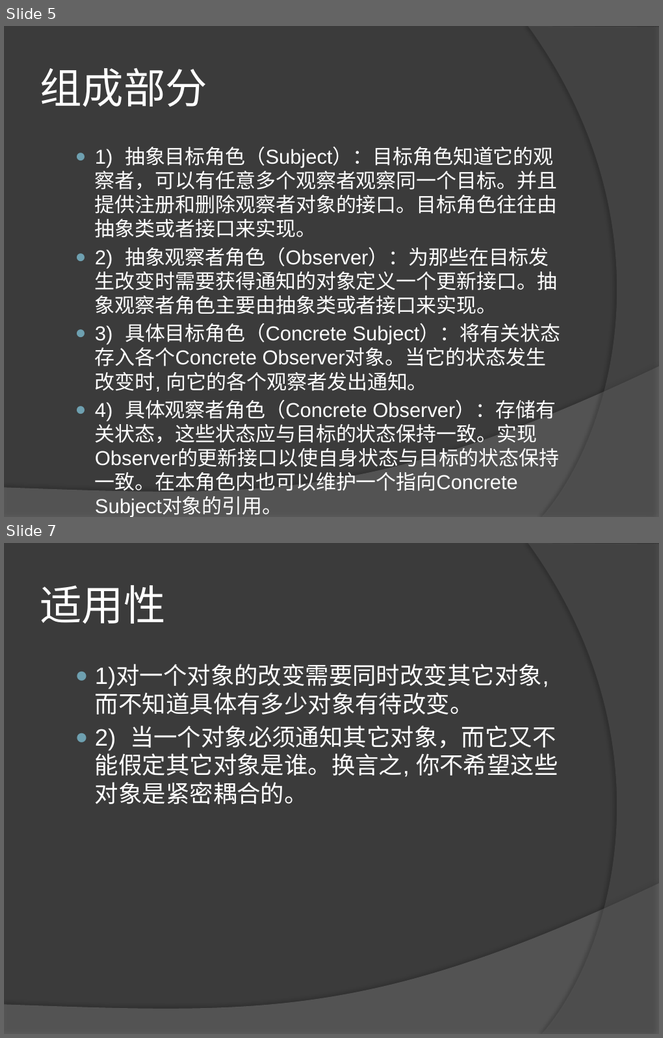
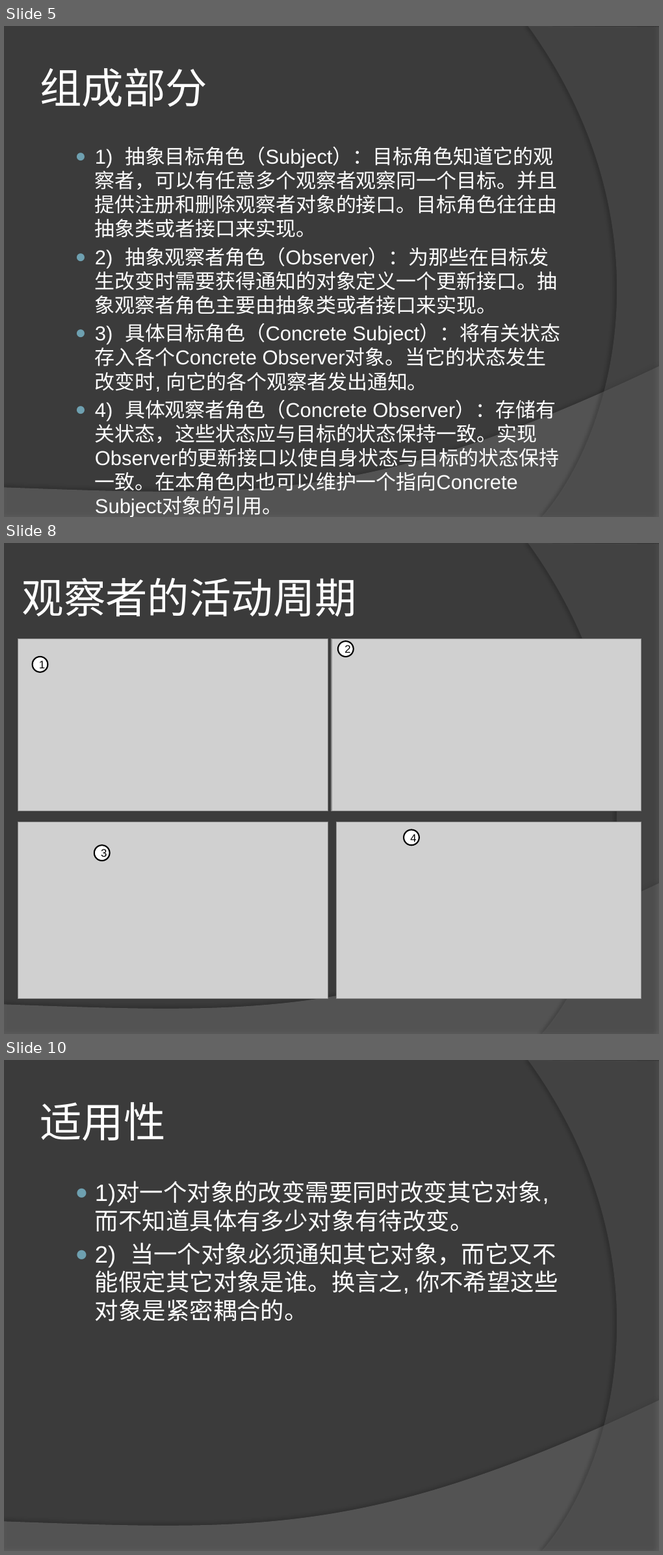
Before and after one commit to leezeng/MVC, a slide deck: doc/设计模式.pptx. Shown one above the other, each under a label of ours: slides 5 and 7 before the commit, slides 5, 8 and 10 after it; the slides between them are not shown. The pictures are 663x1038 and 663x1555 pixels, drawn with LibreOffice and Linux fonts; fonts in the diff are those of the drawing; grey boxes stand for pictures. Boxes give left, top, right and bottom in pixels: in the first picture for what was removed or moved away, otherwise in the second. Text is boxed around its words. In the diff, an @@ line names an element or a change of style, - is before the commit and + after.

```diff
--- a/doc/设计模式.pptx
+++ b/doc/设计模式.pptx
@@ slide 8 added at <box>4,543,659,1034</box>, background #3B3B3B; not listed: 2 template elements that a slide beside it also shows @@
@@ title added at <box>22,577,357,616</box>, 46 pt, text #FFFFFF @@
+观察者的活动周期
@@ picture added at <box>18,639,328,811</box> @@
@@ picture added at <box>332,639,641,811</box> @@
@@ ellipse added at <box>32,657,48,673</box>, fill #FFFFFF, outline #000000 1.5 pt, 12 pt, text #000000 @@
+1
@@ ellipse added at <box>338,641,354,657</box>, fill #FFFFFF, outline #000000 1.5 pt, 12 pt, text #000000 @@
+2
@@ picture added at <box>18,822,328,999</box> @@
@@ picture added at <box>337,822,642,999</box> @@
@@ ellipse added at <box>404,830,419,846</box>, fill #FFFFFF, outline #000000 1.5 pt, 12 pt, text #000000 @@
+4
@@ ellipse added at <box>94,846,110,861</box>, fill #FFFFFF, outline #000000 1.5 pt, 12 pt, text #000000 @@
+3
@@ what was slide 7 is now slide 10 @@
```
Also in this commit, not shown: 2 slides changed, 7 other slides added, 1 slide removed, 15 other files.
